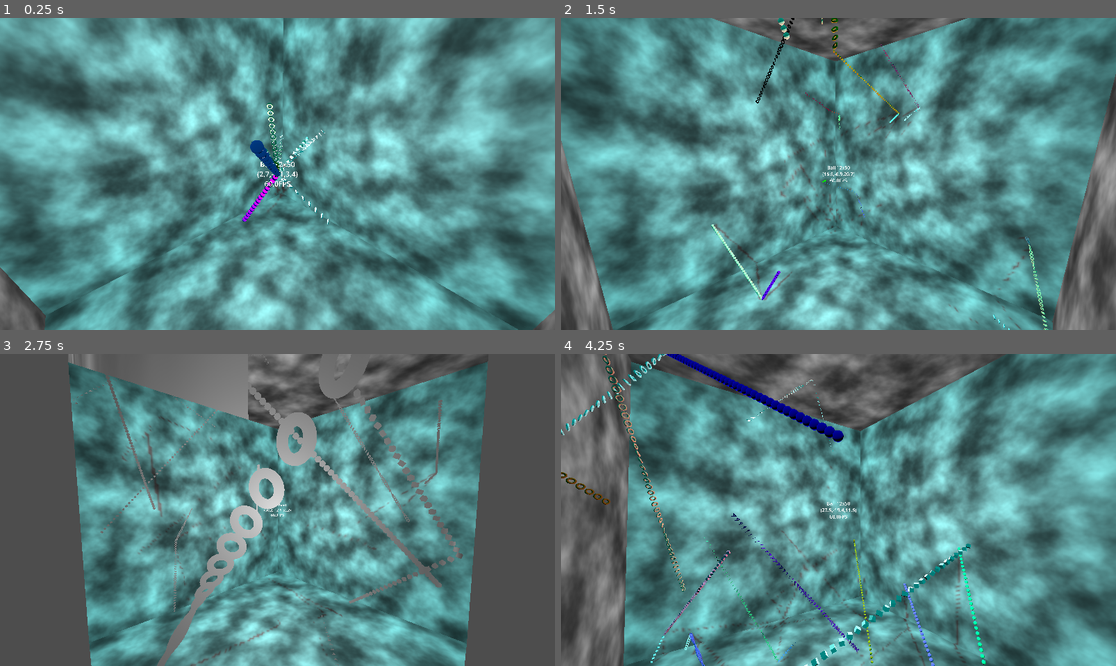
Above: before the commit, frames 1-4 (two rows, left to right).
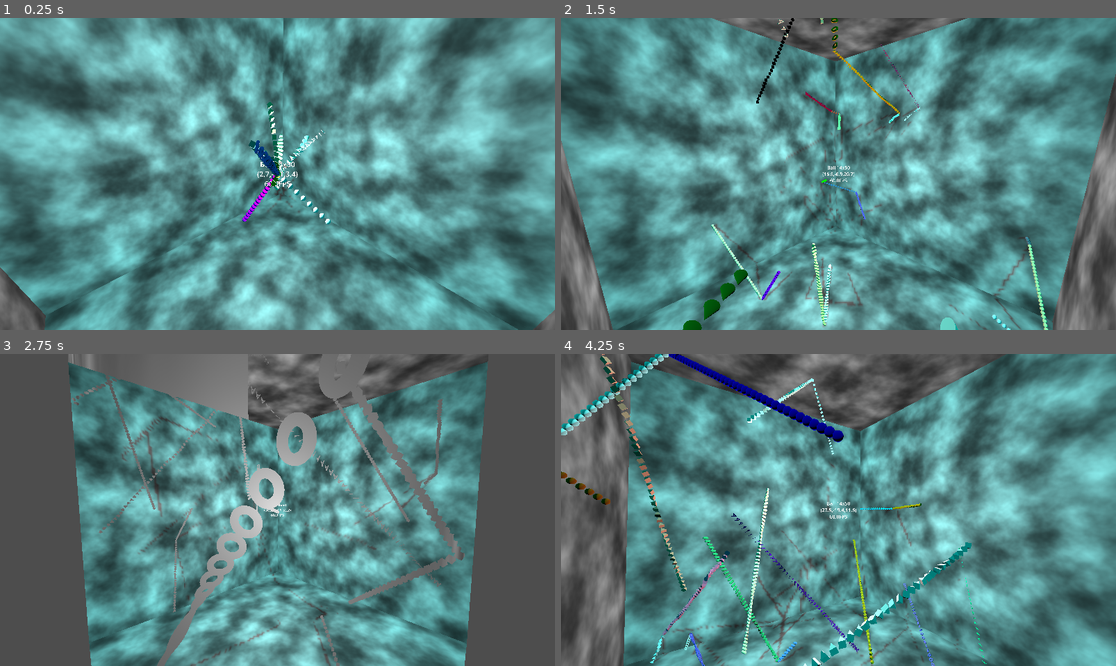
Above: after the commit, the same moments.

Repository: kasworld/gd4game3d
Game: Godot game, scene res://main.tscn
Same seed, same stepped clock (60 frames per second), same inputs: the game is played once before the commit and once after it.
Inputs:
- Up to frame 1 (0.25 s): no input
- Up to frame 2 (1.5 s): no input
- Up to frame 3 (2.75 s): no input
- Up to frame 4 (4.25 s): no input

The runs differ from the first frame. In frame 1, 0.5% of the frame differs, in the area x 44-60%, y 26-67%; in frame 2, 1.7%; in frame 3, 2.2%; in frame 4, 3.6%, in the area x 0-77%, y 0-100%.

Commit message:
many mesh type

Diff:
--- a/ball/ball.gd
+++ b/ball/ball.gd
@@ -5,36 +5,39 @@
 var radius :float = 0.5
 var speed_max :float
 var speed_min :float
-var sphere_count :int
-var sphere_list = []
-var sphere_cursor :int
+var obj_count :int
+var obj_list = []
+var obj_cursor :int
 var color_mat_list = []
 var current_mat :Material
 var current_rot :Vector3
 var current_rot_accel :Vector3
 
+var new_obj_fns = [
+	new_sphere,
+	new_text,
+	new_box,
+	new_prism,
+	new_torus,
+	new_capsule,
+	new_cylinder,
+]
+
 func init(ba :AABB, count :int, comats :Array, t:int)->void:
 	color_mat_list = comats
 	bounce_area = ba
-	sphere_count = count
+	obj_count = count
 	speed_max = radius * 300
 	speed_min = radius * 120
 	velocity = Vector3( (randf()-0.5)*speed_max,(randf()-0.5)*speed_max,(randf()-0.5)*speed_max)
 	current_mat = color_mat_list.pick_random()
 	current_rot_accel = Vector3(rand_rad(),rand_rad(),rand_rad())
-	for i in sphere_count:
+	var new_obj = new_obj_fns[t%new_obj_fns.size()]
+	for i in obj_count:
 		var sp = MeshInstance3D.new()
-		match t%4:
-			0:
-				sp.mesh = new_sphere(radius,current_mat)
-			1:
-				sp.mesh = new_text(radius,current_mat)
-			2:
-				sp.mesh = new_box(radius,current_mat)
-			3:
-				sp.mesh = new_torus(radius,current_mat)
+		sp.mesh = new_obj.call(radius,current_mat)
 		add_child(sp)
-		sphere_list.append(sp)
+		obj_list.append(sp)
 
 func new_sphere(r :float, mat :Material)->Mesh:
 	var mesh = SphereMesh.new()
@@ -46,7 +49,13 @@
 
 func new_box(r :float, mat :Material)->Mesh:
 	var mesh = BoxMesh.new()
-	mesh.size = Vector3(r,r,r)
+	mesh.size = Vector3(r,r,r)*1.5
+	mesh.material = mat
+	return mesh
+
+func new_prism(r :float, mat :Material)->Mesh:
+	var mesh = PrismMesh.new()
+	mesh.size = Vector3(r,r,r)*1.5
 	mesh.material = mat
 	return mesh
 
@@ -64,11 +73,27 @@
 	mesh.material = mat
 	return mesh
 
+func new_capsule(r :float, mat :Material)->Mesh:
+	var mesh = CapsuleMesh.new()
+	mesh.height = r*3
+	mesh.radius = r*0.75
+	mesh.material = mat
+	return mesh
+
+func new_cylinder(r :float, mat :Material)->Mesh:
+	var mesh = CylinderMesh.new()
+	mesh.height = r*2
+	mesh.bottom_radius = r
+	mesh.top_radius = 0
+	mesh.material = mat
+	return mesh
+
+
 func move(delta :float)->void:
-	var old_sphere = sphere_list[sphere_cursor%sphere_count]
-	sphere_cursor +=1
-	sphere_list[sphere_cursor%sphere_count].position = old_sphere.position
-	move_sphere(delta, sphere_list[sphere_cursor%sphere_count])
+	var old_obj = obj_list[obj_cursor%obj_count]
+	obj_cursor +=1
+	obj_list[obj_cursor%obj_count].position = old_obj.position
+	move_sphere(delta, obj_list[obj_cursor%obj_count])
 
 func move_sphere(delta: float, sp :Node3D) -> void:
 	sp.position += velocity * delta
--- a/main.gd
+++ b/main.gd
@@ -2,7 +2,7 @@
 
 var ball_scene = preload("res://ball/ball.tscn")
 
-const BALL_COUNT = 12
+const BALL_COUNT = 14
 const TAIL_COUNT = 50
 var ball_list = []
 var b_box :AABB
